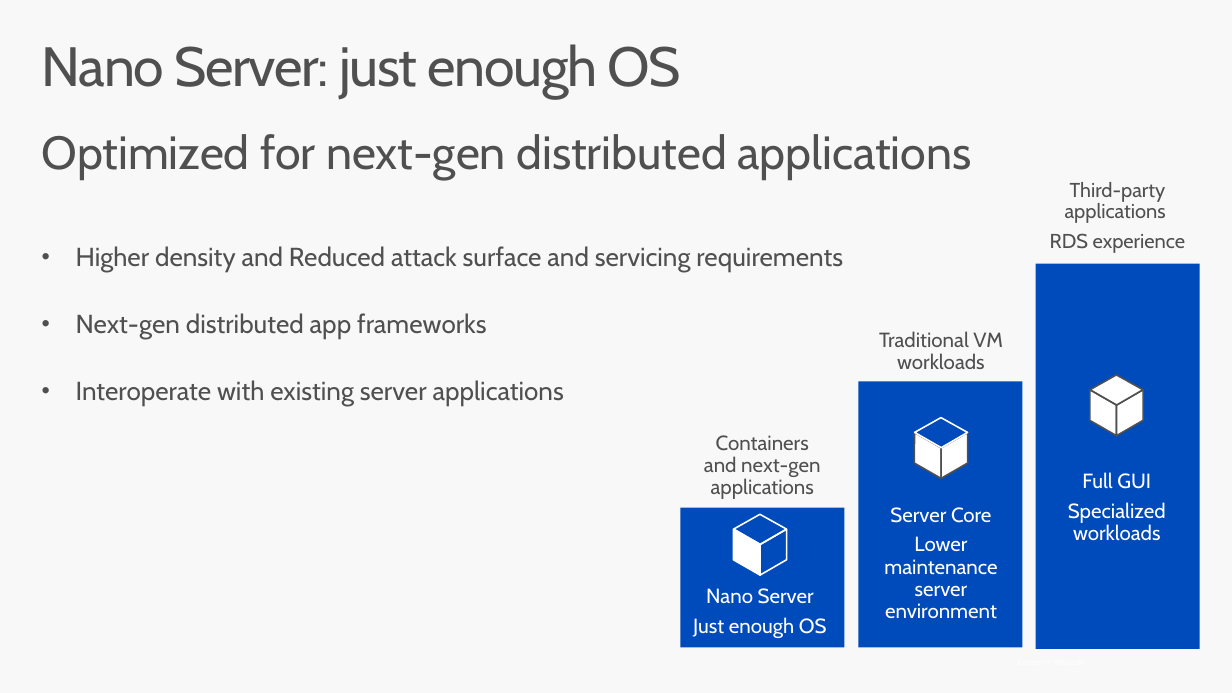
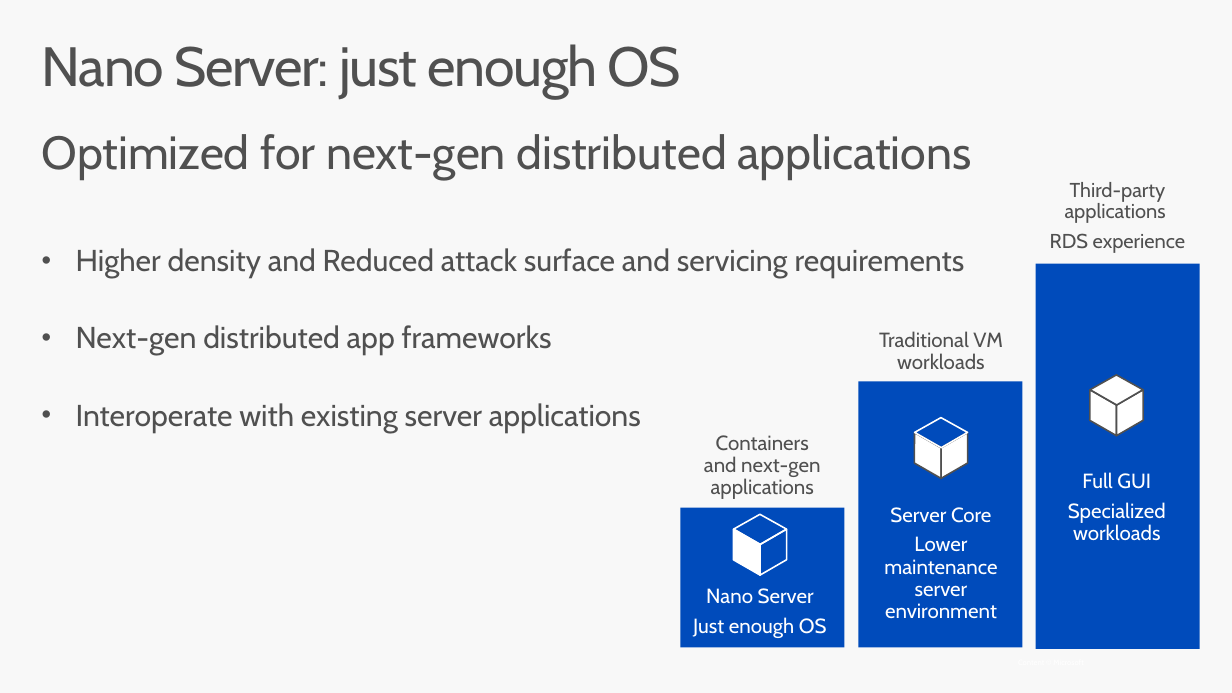
Before and after one commit to brentstineman/PersonalStuff, a slide deck: slide 10 of Presentations/ContainersForWindowsDevs.pptx. Drawn at 1232x693 pixels with LibreOffice and Linux fonts; fonts in the diff are those of the drawing. Boxes give left, top, right and bottom in pixels: in the first picture for what was removed or moved away, otherwise in the second. Text is boxed around its words. In the diff, an @@ line names an element or a change of style, - is before the commit and + after.

```diff
--- a/Presentations/ContainersForWindowsDevs.pptx
+++ b/Presentations/ContainersForWindowsDevs.pptx
@@ text at <box>76,248,965,433</box>: size 20.8 to 24.1 pt in "Higher density and Reduced attack surface and ...", "Next-gen distributed app frameworks", "Interoperate with existing server applications" @@
```
Also in this commit, not shown: 5 other slides changed, 5 other files.
